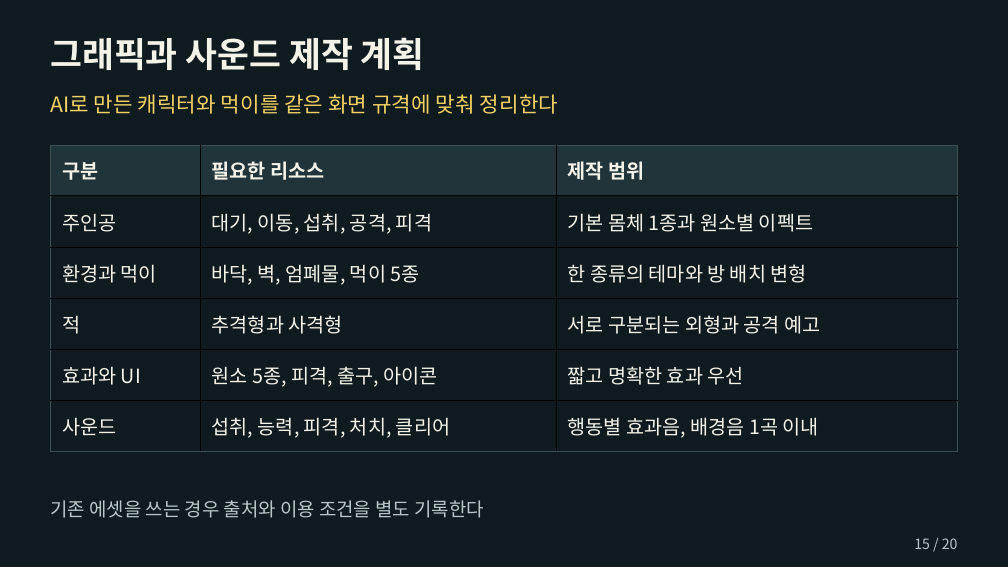
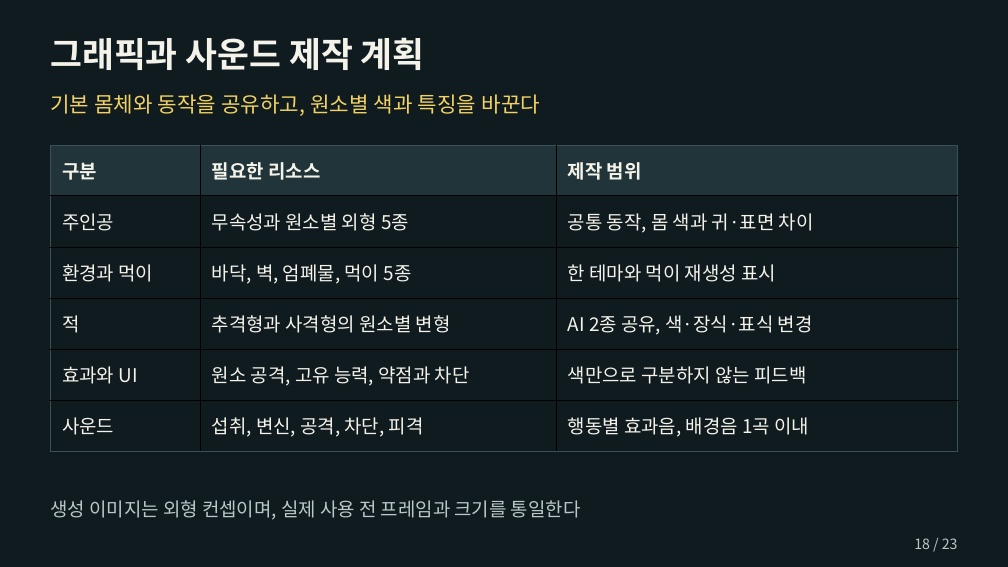
Before and after one commit to chanwhee0330/element-eater, a slide deck: slide 18 of outputs/엘리먼트_이터_기획서_허찬휘.pptx (slide 15 before the commit). Drawn at 1008x567 pixels with LibreOffice and Linux fonts; fonts in the diff are those of the drawing. Boxes give left, top, right and bottom in pixels: in the first picture for what was removed or moved away, otherwise in the second. Text is boxed around its words. In the diff, an @@ line names an element or a change of style, - is before the commit and + after.

```diff
--- a/outputs/엘리먼트_이터_기획서_허찬휘.pptx
+++ b/outputs/엘리먼트_이터_기획서_허찬휘.pptx
@@ text at (50, 94, 540, 116): text changed @@
-AI로 만든 캐릭터와 먹이를 같은 화면 규격에 맞춰 정리한다
+기본 몸체와 동작을 공유하고, 원소별 색과 특징을 바꾼다
@@ table at (51, 145, 958, 451) @@
-row 2, column 2: 대기, 이동, 섭취, 공격, 피격
+row 2, column 2: 무속성과 원소별 외형 5종
-row 2, column 3: 기본 몸체 1종과 원소별 이펙트
+row 2, column 3: 공통 동작, 몸 색과 귀·표면 차이
-row 3, column 3: 한 종류의 테마와 방 배치 변형
+row 3, column 3: 한 테마와 먹이 재생성 표시
-row 4, column 2: 추격형과 사격형
+row 4, column 2: 추격형과 사격형의 원소별 변형
-row 4, column 3: 서로 구분되는 외형과 공격 예고
+row 4, column 3: AI 2종 공유, 색·장식·표식 변경
-row 5, column 2: 원소 5종, 피격, 출구, 아이콘
+row 5, column 2: 원소 공격, 고유 능력, 약점과 차단
-row 5, column 3: 짧고 명확한 효과 우선
+row 5, column 3: 색만으로 구분하지 않는 피드백
-row 6, column 2: 섭취, 능력, 피격, 처치, 클리어
+row 6, column 2: 섭취, 변신, 공격, 차단, 피격
@@ size 18.8 to 18 pt in "구분", "필요한 리소스", "제작 범위", "주인공" and 6 more places @@
@@ text at (50, 500, 581, 520): text changed @@
-기존 에셋을 쓰는 경우 출처와 이용 조건을 별도 기록한다
+생성 이미지는 외형 컨셉이며, 실제 사용 전 프레임과 크기를 통일한다
@@ text at (914, 538, 958, 549): text changed @@
-15 / 20
+18 / 23
```
Also in this commit, not shown: 19 other slides changed, 3 slides added, 10 other files.
